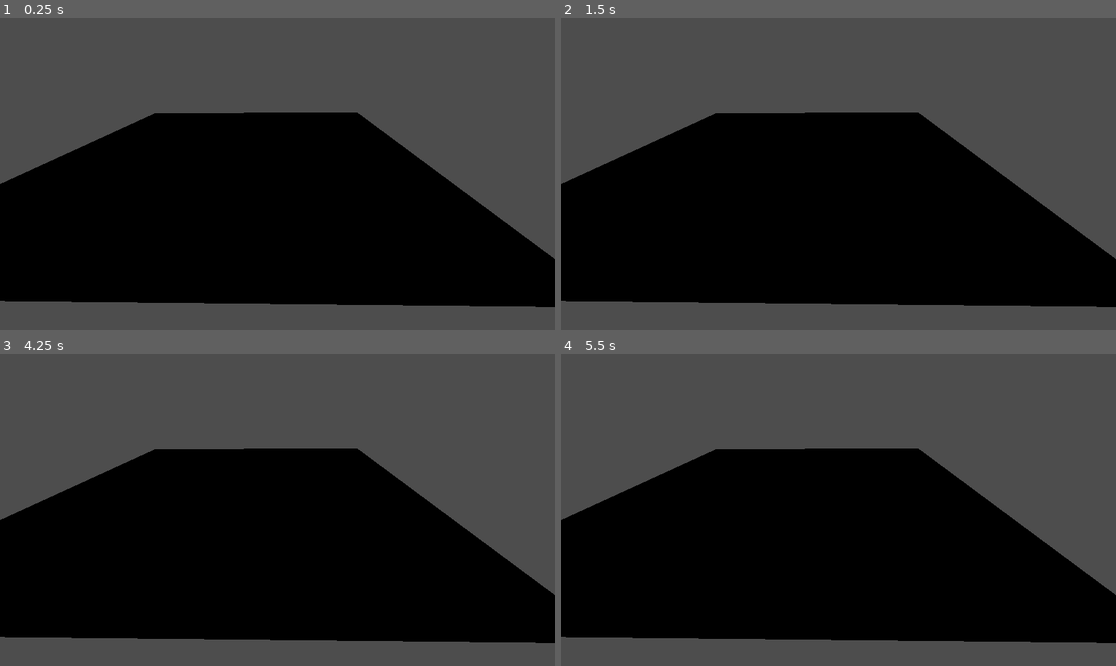
Above: before the commit, frames 1-4 (two rows, left to right).
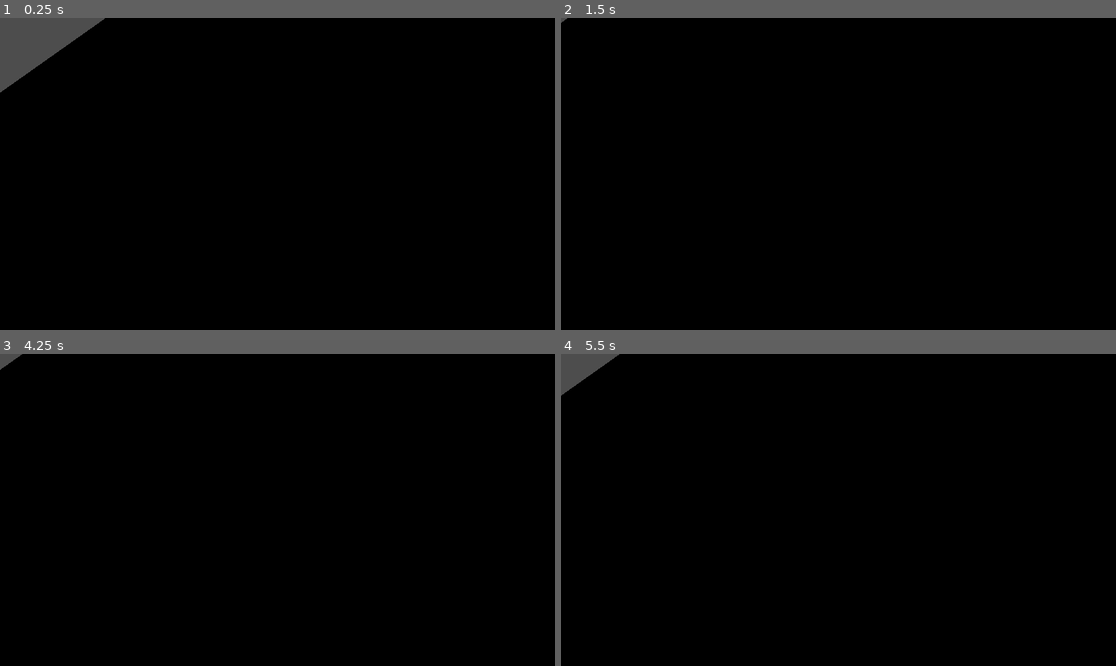
Above: after the commit, the same moments.

Repository: LargeMitchell/GMTKJAM2024
Game: Godot game, scene res://level/Gym/GymTim.tscn
Two runs of this game, one before a commit and one after it. Both use one fixed random seed, a clock stepped at 60 frames per second and the inputs below. This scene is started directly instead of the project's main scene.
Inputs:
- Up to frame 1 (0.25 s): no input
- Up to frame 2 (1.5 s): tap Enter at 0.5 s; hold D (right) 0.53-1.28 s; hold S (down) from 1.28 s (still down)
- Up to frame 3 (4.25 s): tap Space at 2, 3.5 s; release S (down) at 2.03 s; hold D (right) 2.03-2.78 s; tap Enter at 2.75 s; hold W (up) 2.78-3.53 s; hold A (left) from 3.53 s (still down)
- Up to frame 4 (5.5 s): release A (left) at 5.03 s; hold S (down) from 5.03 s (still down)

The runs differ from the first frame. In frame 1, 48% of the frame differs, in the area x 0-100%, y 0-100%; in frame 2, 50%; in frame 3, 50%; in frame 4, 50%.
Error before the commit: Invalid access to property or key 'global_position' on a base object of type 'null instance'. (res://Spawner.gd:24)

Commit message:
Enemy shenanigans

Diff:
--- /dev/null
+++ b/enemy/Enemy_Missile.gd
@@ -0,0 +1,7 @@
+extends Area3D
+
+var Speed = 10
+
+# Called every frame. 'delta' is the elapsed time since the previous frame.
+func _process(delta: float) -> void:
+	position += Vector3.FORWARD * Speed * delta
--- a/enemy/Parent_Enemy.gd
+++ b/enemy/Parent_Enemy.gd
@@ -3,7 +3,7 @@
 class_name Enemy
 
 #State setup
-enum {SPAWNING, ACTIVE, DYING}
+enum {SPAWNING, ACTIVE, DYING, SHOOTING}
 var State: int = 1
 var StateName: String = ""
 
@@ -16,6 +16,7 @@
 @export var XP: int
 @export var MaxHealth: int
 @export var CanMove: bool
+@export var CanShoot: bool
 @export var Damage: int
 @export var PlayerGroup: String #Group in which the player character is
 @export var AttackGroup: String #Group in which the player's sword will be
@@ -31,7 +32,7 @@
 @export var DebugColor: Color
 @export var Scale: Vector3
 
-@onready var TargetToChase = get_tree().get_first_node_in_group("Player")
+@onready var TargetToChase = Global.player
 @onready var MeshMaterial: StandardMaterial3D = MeshInstance.get_active_material(0)
 
 func _ready() -> void:
@@ -54,6 +55,9 @@
 		SPAWNING: spawning_state()
 		ACTIVE: active_state()
 		DYING: dying_state()
+		SHOOTING: shooting_state()
+
+	calculate_distance()
 
 	move_and_slide()
 
@@ -62,12 +66,23 @@
 
 func active_state() -> void:
 	StateName = "Active"
+
+	if CanShoot and calculate_distance() < 6:
+		State = SHOOTING
+
 	if CanMove == true and MapQuery == true:
-		Navigation.target_position = TargetToChase.global_position
+		Navigation.target_position = Global.player.global_position
 		velocity = global_position.direction_to(Navigation.get_next_path_position()) * Speed
+
+
 
 func dying_state() -> void:
 	pass
+
+func shooting_state() -> void:
+	if CanShoot and calculate_distance() > 7:
+		State = ACTIVE
+
 
 func hit(DamageReceived: int, body: Node3D):
 	if body.is_in_group(AttackGroup):
@@ -79,3 +94,10 @@
 
 func _on_timer_timeout() -> void:
 	MapQuery = true
+
+func calculate_distance():
+	var distance_calculated
+	var distance_length
+	distance_calculated = Global.player.global_position - global_position
+	distance_length = distance_calculated.length()
+	return distance_length
--- a/Spawner.gd
+++ b/enemy/Spawner.gd
@@ -16,7 +16,10 @@
 
 func _ready() -> void:
 	SpawnTimer.wait_time = SpawnInterval
-	SpawnTimer.autostart = Enabled
+	if Enabled:
+		SpawnTimer.paused = false
+	if not Enabled:
+		SpawnTimer.paused = true
 
 func _on_spawn_timer_timeout() -> void:
 	var picked_enemy = EnemiesAvailable.pick_random()
--- a/enemy/Test_Enemy.tscn
+++ b/enemy/Test_Enemy.tscn
@@ -16,7 +16,6 @@
 [node name="TestEnemy" type="CharacterBody3D" node_paths=PackedStringArray("CollisionShape", "MeshInstance", "Navigation", "Animations", "HurtBox")]
 script = ExtResource("1_skegd")
 Speed = 2.0
-MaxHealth = 2.0
 CanMove = true
 Damage = 1
 PlayerGroup = "TestPlayer"
--- /dev/null
+++ b/enemy/enemy_missile.tscn
@@ -0,0 +1,19 @@
+[gd_scene load_steps=4 format=3 uid="uid://vsueppmh6ivu"]
+
+[ext_resource type="Script" path="res://enemy/Enemy_Missile.gd" id="1_uaq6t"]
+
+[sub_resource type="BoxMesh" id="BoxMesh_0tx76"]
+size = Vector3(0.3, 0.3, 0.3)
+
+[sub_resource type="BoxShape3D" id="BoxShape3D_4vfad"]
+size = Vector3(0.318359, 0.322113, 0.323242)
+
+[node name="Enemy_missile" type="Area3D"]
+script = ExtResource("1_uaq6t")
+
+[node name="MeshInstance3D" type="MeshInstance3D" parent="."]
+mesh = SubResource("BoxMesh_0tx76")
+
+[node name="CollisionShape3D" type="CollisionShape3D" parent="."]
+transform = Transform3D(1, 0, 0, 0, 1, 0, 0, 0, 1, 0.00348023, -0.00257875, 0.000444293)
+shape = SubResource("BoxShape3D_4vfad")
--- a/enemy/enemy_spawner.tscn
+++ b/enemy/enemy_spawner.tscn
@@ -1,6 +1,6 @@
 [gd_scene load_steps=2 format=3 uid="uid://7q3h73glx305"]
 
-[ext_resource type="Script" path="res://Spawner.gd" id="1_jbnbk"]
+[ext_resource type="Script" path="res://enemy/Spawner.gd" id="1_jbnbk"]
 
 [node name="Enemy Spawner" type="Node3D" node_paths=PackedStringArray("SpawnTimer")]
 script = ExtResource("1_jbnbk")
--- a/level/Gym/GymTim.tscn
+++ b/level/Gym/GymTim.tscn
@@ -1,21 +1,14 @@
 [gd_scene load_steps=5 format=3 uid="uid://1mcemn53ckv"]
 
-[ext_resource type="PackedScene" uid="uid://lfkroyr3ewgu" path="res://enemy/TestDummy.tscn" id="1_a15au"]
 [ext_resource type="PackedScene" uid="uid://dgjew46k3n48m" path="res://enemy/Test_Enemy.tscn" id="2_0mb6y"]
 [ext_resource type="PackedScene" uid="uid://7q3h73glx305" path="res://enemy/enemy_spawner.tscn" id="2_nn35m"]
+[ext_resource type="PackedScene" uid="uid://b1rdfvdglybqv" path="res://player/player.tscn" id="3_oqurk"]
 
 [sub_resource type="NavigationMesh" id="NavigationMesh_whtcj"]
 vertices = PackedVector3Array(-12.7967, 1, -23.5662, -12.7967, 1, 20.4338, 25.9533, 1, 20.4338, 25.9533, 1, -23.5662)
 polygons = [PackedInt32Array(3, 2, 0), PackedInt32Array(0, 2, 1)]
 
 [node name="Game" type="Node3D"]
-
-[node name="TestDummy" parent="." instance=ExtResource("1_a15au")]
-transform = Transform3D(1, 0, 0, 0, 1, 0, 0, 0, 1, 3.61097, 1.65463, -1.88371)
-
-[node name="Camera3D" type="Camera3D" parent="."]
-transform = Transform3D(0.0141506, 0.502809, -0.864282, -0.00823122, 0.864398, 0.502741, 0.999866, 0, 0.0163705, -19.4211, 11.421, 3.06555)
-current = true
 
 [node name="NavigationRegion3D" type="NavigationRegion3D" parent="."]
 transform = Transform3D(1, 0, 0, 0, 1, 0, 0, 0, 1, 0.0050745, 0, -1.10456)
@@ -30,5 +23,9 @@
 transform = Transform3D(1, 0, 0, 0, 1, 0, 0, 0, 1, -0.0050745, 0, 1.10456)
 SpawnInterval = 1
 SpawnRange = 20.0
-Enabled = true
 EnemiesAvailable = Array[PackedScene]([ExtResource("2_0mb6y")])
+
+[node name="TestEnemy" parent="NavigationRegion3D" instance=ExtResource("2_0mb6y")]
+transform = Transform3D(1, 0, 0, 0, 1, 0, 0, 0, 1, -9.63275, 1.10823, 19.0871)
+
+[node name="Player" parent="." instance=ExtResource("3_oqurk")]
